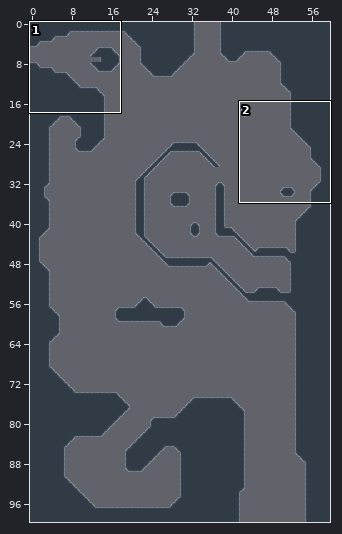
Two versions of a level (Tiled map, assets/map/section01.tmx). Above: a wide view before the commit, with the close-up outlined.
Close-up. Before the commit:
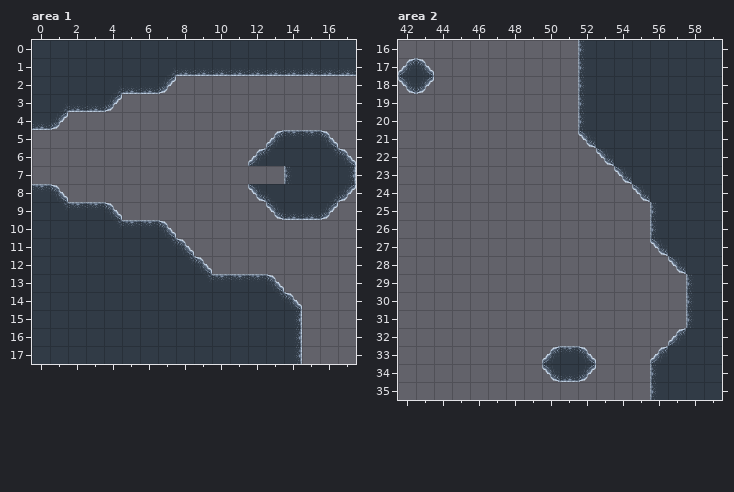
Cells are 32x32 px. Shown: area 1 x 0..17, y 0..17; area 2 x 42..59, y 16..35. The commit also changed other parts of the map, which this record leaves out.
The result:
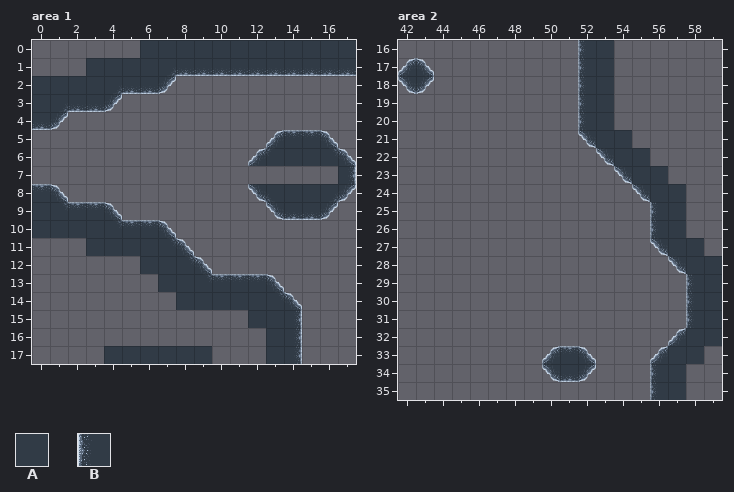
Key: from "slopes": A 21, B 28.
_ is an empty cell.
What changed:
Layer "background" (now hidden), area 1:
Tile A is gone in row 0 at x 0 to 5; in row 1 at x 0 to 2; in row 11 at x 0 to 2; in row 12 at x 0 to 5; in row 13 at x 0 to 6; in row 14 at x 0 to 7.
Tile A is gone in row 15 at x 0 to 11; in row 16 at x 0 to 12; in row 17 at x 0 to 3 and 10 to 12.
Layer "foreground" (now hidden), area 1:
Tile A is gone in row 7 at x 15 to 16.
Tile B is gone in row 7 at x 14.
Layer "background" (now hidden), area 2:
Tile A is gone in rows 16 to 20 at x 54 to 59; in row 21 at x 55 to 59; in row 22 at x 56 to 59; in row 23 at x 57 to 59; in rows 24 to 26 at x 58 to 59; in row 27 at x 59.
Tile A is gone in row 33 at x 59; in rows 34 to 35 at x 58 to 59.
Where, in picture pixels (left, top, right, bottom), the same in both close-ups:
removed: (32, 40, 140, 76)
removed: (284, 166, 338, 184)
removed: (32, 238, 266, 364)
removed: (614, 40, 722, 256)
removed: (686, 346, 722, 400)
